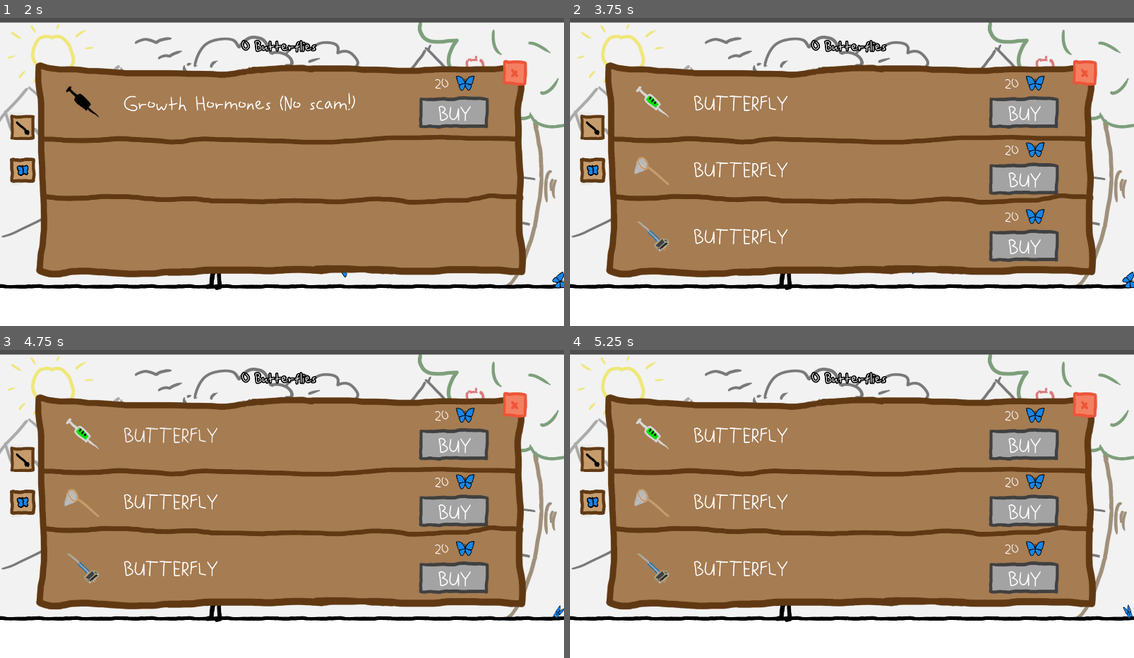
Above: before the commit, frames 1-4 (two rows, left to right).
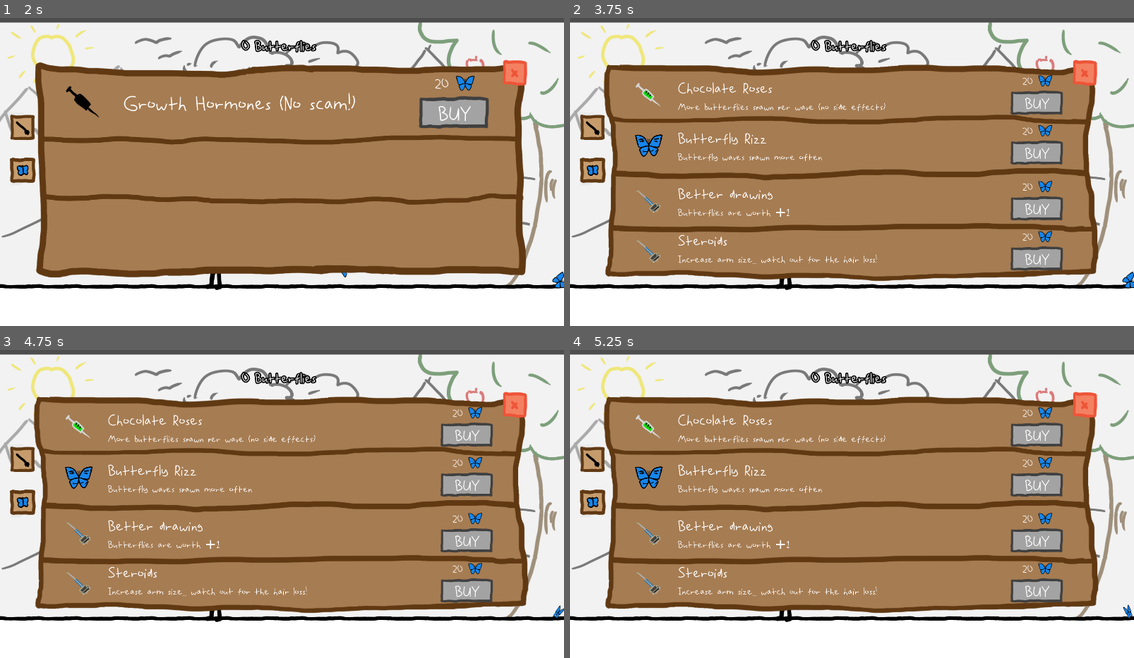
Above: after the commit, the same moments.

Repository: Wish-Granted/Godot-1st-Anniversary-Game
Game: Godot game, scene res://internal/butterflies/Scenes/game_butterfly.tscn
Same seed, same stepped clock (60 frames per second), same inputs: the game is played once before the commit and once after it.
Inputs (mouse positions are in pixels of both pictures, inside the frame that each line leads up to):
- Up to frame 1 (2 s): click (22, 135) at 0.5 s; click (90, 101) at 1.27 s
- Up to frame 2 (3.75 s): click "Growth Hormones (No scam!)" at 2 s; click "BUY" at 2.75 s; click (592, 168) at 3.5 s
- Up to frame 3 (4.75 s): click (270, 433) at 4.25 s, where only the run before the commit has a clickable "BUTTERFLY"
- Up to frame 4 (5.25 s): click (660, 433) at 5.02 s

Frame 1 is identical in both runs. In frame 2, 19% of the frame differs, in the area x 6-94%, y 14-86%; in frame 3, 19%; in frame 4, 19%.

Commit message:
Began Shop Butterfly work
Rename Shop BG to Shop BG Arm, add new textures (Shop BG Butterfly, shop_butterfly_rizz) and their import metadata. Update shop.tscn to use the new butterfly background and icon resources, convert several TextureButton nodes to TextureRect with stretch_mode, reorganize shop UI nodes (labels, descriptions, label settings), add a new Upgrade entry and adjust layout/scale/visibility. Update shop.gd to preload the new background textures and switch the scene texture when opening the arm or butterfly shop.

Diff:
--- a/internal/butterflies/Scenes/shop.tscn
+++ b/internal/butterflies/Scenes/shop.tscn
@@ -1,6 +1,6 @@
 [gd_scene format=3 uid="uid://cwashti8qbil8"]
 
-[ext_resource type="Texture2D" uid="uid://dlf4b7ixnmuwt" path="res://internal/butterflies/Assests/Shop/Shop BG.png" id="1_yh18p"]
+[ext_resource type="Texture2D" uid="uid://um0u18nu0cq6" path="res://internal/butterflies/Assests/Shop/Shop BG Butterfly.png" id="1_o6a70"]
 [ext_resource type="Script" uid="uid://6nlgg5sn6mvg" path="res://internal/butterflies/Scripts/shop.gd" id="2_3hl3v"]
 [ext_resource type="Shader" uid="uid://bnpgbkvhowhcv" path="res://internal/butterflies/Assests/Black.gdshader" id="2_sclc0"]
 [ext_resource type="Texture2D" uid="uid://oldex166x32j" path="res://internal/butterflies/Assests/Shop/Shop Arm1.png" id="3_3hl3v"]
@@ -11,8 +11,9 @@
 [ext_resource type="Texture2D" uid="uid://desai76i3piay" path="res://internal/butterflies/Assests/Shop/Shop_Buy.png" id="7_o6a70"]
 [ext_resource type="Shader" uid="uid://phl7m58wcigg" path="res://internal/butterflies/Assests/Grey.gdshader" id="7_ocfam"]
 [ext_resource type="Texture2D" uid="uid://sdn5oyb8p8in" path="res://internal/butterflies/Assests/Shop/close_button.png" id="10_ocfam"]
-
-[sub_resource type="ShaderMaterial" id="ShaderMaterial_ocfam"]
+[ext_resource type="Texture2D" uid="uid://dxdmf7clwwucx" path="res://internal/butterflies/Assests/Shop/shop_butterfly_rizz.png" id="11_ocfam"]
+
+[sub_resource type="ShaderMaterial" id="ShaderMaterial_ebap1"]
 shader = ExtResource("2_sclc0")
 shader_parameter/onoff = 1.0
 
@@ -48,13 +49,18 @@
 shader = ExtResource("2_sclc0")
 shader_parameter/onoff = 0.0
 
+[sub_resource type="LabelSettings" id="LabelSettings_ocfam"]
+line_spacing = 0.0
+font = ExtResource("5_sclc0")
+font_size = 96
+
+[sub_resource type="LabelSettings" id="LabelSettings_gnrr2"]
+font = ExtResource("5_sclc0")
+font_size = 64
+
 [sub_resource type="ShaderMaterial" id="ShaderMaterial_awqns"]
 shader = ExtResource("7_ocfam")
 shader_parameter/onoff = 1.0
-
-[sub_resource type="ShaderMaterial" id="ShaderMaterial_ebap1"]
-shader = ExtResource("2_sclc0")
-shader_parameter/onoff = 0.0
 
 [sub_resource type="ShaderMaterial" id="ShaderMaterial_7bsey"]
 shader = ExtResource("7_ocfam")
@@ -81,7 +87,7 @@
 grow_horizontal = 2
 grow_vertical = 2
 mouse_filter = 0
-texture = ExtResource("1_yh18p")
+texture = ExtResource("1_o6a70")
 script = ExtResource("2_3hl3v")
 
 [node name="Shop Arm" type="VBoxContainer" parent="." unique_id=1479769369]
@@ -96,12 +102,13 @@
 custom_minimum_size = Vector2(1456, 197)
 layout_mode = 2
 
-[node name="Icon" type="TextureButton" parent="Shop Arm/Arm1" unique_id=979921701]
-material = SubResource("ShaderMaterial_ocfam")
-custom_minimum_size = Vector2(192, 0)
-layout_mode = 2
-size_flags_vertical = 4
-texture_normal = ExtResource("3_3hl3v")
+[node name="Icon" type="TextureRect" parent="Shop Arm/Arm1" unique_id=2010351880]
+material = SubResource("ShaderMaterial_ebap1")
+custom_minimum_size = Vector2(192, 0)
+layout_mode = 2
+size_flags_vertical = 4
+texture = ExtResource("3_3hl3v")
+stretch_mode = 2
 
 [node name="Label" type="Button" parent="Shop Arm/Arm1" unique_id=1850346464]
 custom_minimum_size = Vector2(1000, 0)
@@ -158,12 +165,13 @@
 custom_minimum_size = Vector2(1456, 250)
 layout_mode = 2
 
-[node name="Icon" type="TextureButton" parent="Shop Arm/Arm2" unique_id=1345678204]
-material = SubResource("ShaderMaterial_o6a70")
-custom_minimum_size = Vector2(192, 0)
-layout_mode = 2
-size_flags_vertical = 4
-texture_normal = ExtResource("5_4p2ie")
+[node name="Icon" type="TextureRect" parent="Shop Arm/Arm2" unique_id=216964492]
+material = SubResource("ShaderMaterial_ocfam")
+custom_minimum_size = Vector2(192, 0)
+layout_mode = 2
+size_flags_vertical = 4
+texture = ExtResource("5_4p2ie")
+stretch_mode = 2
 
 [node name="Label" type="Button" parent="Shop Arm/Arm2" unique_id=217296615]
 custom_minimum_size = Vector2(1000, 0)
@@ -221,12 +229,13 @@
 custom_minimum_size = Vector2(1456, 197)
 layout_mode = 2
 
-[node name="Icon" type="TextureButton" parent="Shop Arm/Arm3" unique_id=1286742417]
+[node name="Icon2" type="TextureRect" parent="Shop Arm/Arm3" unique_id=1660123311]
 material = SubResource("ShaderMaterial_gnrr2")
 custom_minimum_size = Vector2(192, 0)
 layout_mode = 2
 size_flags_vertical = 4
-texture_normal = ExtResource("6_o6a70")
+texture = ExtResource("6_o6a70")
+stretch_mode = 2
 
 [node name="Label" type="Button" parent="Shop Arm/Arm3" unique_id=1868485407]
 custom_minimum_size = Vector2(1000, 0)
@@ -279,12 +288,12 @@
 label_settings = SubResource("LabelSettings_tgn1t")
 
 [node name="Shop Butterfly" type="VBoxContainer" parent="." unique_id=2051543196]
-visible = false
 layout_mode = 0
 offset_left = 120.0
 offset_top = 75.0
 offset_right = 1243.0
 offset_bottom = 272.0
+scale = Vector2(0.75, 0.75)
 
 [node name="Upgrade1" type="HBoxContainer" parent="Shop Butterfly" unique_id=714616927]
 custom_minimum_size = Vector2(1456, 197)
@@ -297,144 +306,170 @@
 size_flags_vertical = 4
 texture_normal = ExtResource("3_3hl3v")
 
-[node name="Label" type="Button" parent="Shop Butterfly/Upgrade1" unique_id=587517462]
-custom_minimum_size = Vector2(1000, 0)
-layout_mode = 2
-size_flags_vertical = 4
+[node name="VBoxContainer" type="VBoxContainer" parent="Shop Butterfly/Upgrade1" unique_id=1010264500]
+layout_mode = 2
+size_flags_vertical = 4
+
+[node name="Label" type="Label" parent="Shop Butterfly/Upgrade1/VBoxContainer" unique_id=39473650]
+custom_minimum_size = Vector2(1500, 0)
+layout_mode = 2
+text = "Chocolate Roses"
+label_settings = SubResource("LabelSettings_ocfam")
+
+[node name="Description" type="Label" parent="Shop Butterfly/Upgrade1/VBoxContainer" unique_id=477282051]
+layout_mode = 2
+size_flags_vertical = 2
+text = "More butterflies spawn per wave (no side effects)"
+label_settings = SubResource("LabelSettings_gnrr2")
+
+[node name="CostBuy" type="VBoxContainer" parent="Shop Butterfly/Upgrade1" unique_id=853661144]
+layout_mode = 2
+
+[node name="HBoxContainer" type="HBoxContainer" parent="Shop Butterfly/Upgrade1/CostBuy" unique_id=1209882888]
+layout_mode = 2
+alignment = 1
+
+[node name="Cost" type="Label" parent="Shop Butterfly/Upgrade1/CostBuy/HBoxContainer" unique_id=580526886]
+layout_mode = 2
+text = "20 "
+label_settings = SubResource("LabelSettings_bpve2")
+horizontal_alignment = 1
+
+[node name="Butterfly" type="TextureRect" parent="Shop Butterfly/Upgrade1/CostBuy/HBoxContainer" unique_id=1052821412]
+layout_mode = 2
+texture = ExtResource("6_4p2ie")
+expand_mode = 2
+
+[node name="Buy_Button" type="TextureButton" parent="Shop Butterfly/Upgrade1/CostBuy" unique_id=658397512]
+material = SubResource("ShaderMaterial_awqns")
+layout_mode = 2
+texture_normal = ExtResource("7_o6a70")
+
+[node name="Buy_Label" type="Label" parent="Shop Butterfly/Upgrade1/CostBuy/Buy_Button" unique_id=1089636417]
+layout_mode = 1
+anchors_preset = 8
+anchor_left = 0.5
+anchor_top = 0.5
+anchor_right = 0.5
+anchor_bottom = 0.5
+offset_left = -20.0
+offset_top = -11.5
+offset_right = 20.0
+offset_bottom = 11.5
+grow_horizontal = 2
+grow_vertical = 2
+text = "BUY"
+label_settings = SubResource("LabelSettings_tgn1t")
+
+[node name="Upgrade2" type="HBoxContainer" parent="Shop Butterfly" unique_id=952167197]
+custom_minimum_size = Vector2(1456, 250)
+layout_mode = 2
+
+[node name="Icon" type="TextureRect" parent="Shop Butterfly/Upgrade2" unique_id=366926960]
+custom_minimum_size = Vector2(192, 0)
+layout_mode = 2
+size_flags_vertical = 4
+texture = ExtResource("11_ocfam")
+stretch_mode = 2
+
+[node name="VBoxContainer" type="VBoxContainer" parent="Shop Butterfly/Upgrade2" unique_id=1553926281]
+layout_mode = 2
+size_flags_vertical = 4
+
+[node name="Label" type="Label" parent="Shop Butterfly/Upgrade2/VBoxContainer" unique_id=92064871]
+custom_minimum_size = Vector2(1500, 0)
+layout_mode = 2
+text = "Butterfly Rizz"
+label_settings = SubResource("LabelSettings_ocfam")
+
+[node name="Description" type="Label" parent="Shop Butterfly/Upgrade2/VBoxContainer" unique_id=249666700]
+layout_mode = 2
+size_flags_vertical = 2
+text = "Butterfly waves spawn more often"
+label_settings = SubResource("LabelSettings_gnrr2")
+
+[node name="CostBuy" type="VBoxContainer" parent="Shop Butterfly/Upgrade2" unique_id=171294179]
+layout_mode = 2
+alignment = 1
+
+[node name="HBoxContainer" type="HBoxContainer" parent="Shop Butterfly/Upgrade2/CostBuy" unique_id=1379604791]
+layout_mode = 2
+alignment = 1
+
+[node name="Cost" type="Label" parent="Shop Butterfly/Upgrade2/CostBuy/HBoxContainer" unique_id=2019295367]
+layout_mode = 2
+text = "20 "
+label_settings = SubResource("LabelSettings_bpve2")
+horizontal_alignment = 1
+
+[node name="Butterfly" type="TextureRect" parent="Shop Butterfly/Upgrade2/CostBuy/HBoxContainer" unique_id=526975385]
+layout_mode = 2
+texture = ExtResource("6_4p2ie")
+expand_mode = 2
+
+[node name="Buy_Button" type="TextureButton" parent="Shop Butterfly/Upgrade2/CostBuy" unique_id=706263573]
+material = SubResource("ShaderMaterial_7bsey")
+layout_mode = 2
+texture_normal = ExtResource("7_o6a70")
+
+[node name="Buy_Label" type="Label" parent="Shop Butterfly/Upgrade2/CostBuy/Buy_Button" unique_id=1021672114]
+layout_mode = 1
+anchors_preset = 8
+anchor_left = 0.5
+anchor_top = 0.5
+anchor_right = 0.5
+anchor_bottom = 0.5
+offset_left = -20.0
+offset_top = -11.5
+offset_right = 20.0
+offset_bottom = 11.5
+grow_horizontal = 2
+grow_vertical = 2
+text = "BUY"
+label_settings = SubResource("LabelSettings_tgn1t")
+
+[node name="Upgrade3" type="HBoxContainer" parent="Shop Butterfly" unique_id=754467611]
+custom_minimum_size = Vector2(1456, 250)
+layout_mode = 2
+
+[node name="Icon" type="TextureButton" parent="Shop Butterfly/Upgrade3" unique_id=1048533642]
+material = SubResource("ShaderMaterial_quucq")
+custom_minimum_size = Vector2(192, 0)
+layout_mode = 2
+size_flags_vertical = 4
+texture_normal = ExtResource("6_o6a70")
+
+[node name="VBoxContainer" type="VBoxContainer" parent="Shop Butterfly/Upgrade3" unique_id=605359794]
+layout_mode = 2
+size_flags_vertical = 4
+
+[node name="Label" type="Label" parent="Shop Butterfly/Upgrade3/VBoxContainer" unique_id=1155877326]
+custom_minimum_size = Vector2(1500, 0)
+layout_mode = 2
+text = "Better drawing"
+label_settings = SubResource("LabelSettings_ocfam")
+
+[node name="Description" type="Label" parent="Shop Butterfly/Upgrade3/VBoxContainer" unique_id=1643280150]
+layout_mode = 2
+size_flags_vertical = 2
+text = "Butterflies are worth +1"
+label_settings = SubResource("LabelSettings_gnrr2")
+
+[node name="Label" type="Button" parent="Shop Butterfly/Upgrade3" unique_id=1112717899]
+visible = false
+custom_minimum_size = Vector2(1500, 0)
+layout_mode = 2
 theme_override_colors/font_color = Color(1, 1, 1, 1)
 theme_override_colors/font_outline_color = Color(0, 0, 0, 1)
 theme_override_fonts/font = ExtResource("5_sclc0")
 theme_override_font_sizes/font_size = 96
-text = "BUTTERFLY"
+text = "Better Drawings"
 flat = true
 alignment = 0
 
-[node name="CostBuy" type="VBoxContainer" parent="Shop Butterfly/Upgrade1" unique_id=853661144]
-layout_mode = 2
-
-[node name="HBoxContainer" type="HBoxContainer" parent="Shop Butterfly/Upgrade1/CostBuy" unique_id=1209882888]
-layout_mode = 2
-alignment = 1
-
-[node name="Cost" type="Label" parent="Shop Butterfly/Upgrade1/CostBuy/HBoxContainer" unique_id=580526886]
-layout_mode = 2
-text = "20 "
-label_settings = SubResource("LabelSettings_bpve2")
-horizontal_alignment = 1
-
-[node name="Butterfly" type="TextureRect" parent="Shop Butterfly/Upgrade1/CostBuy/HBoxContainer" unique_id=1052821412]
-layout_mode = 2
-texture = ExtResource("6_4p2ie")
-expand_mode = 2
-
-[node name="Buy_Button" type="TextureButton" parent="Shop Butterfly/Upgrade1/CostBuy" unique_id=658397512]
-material = SubResource("ShaderMaterial_awqns")
-layout_mode = 2
-texture_normal = ExtResource("7_o6a70")
-
-[node name="Buy_Label" type="Label" parent="Shop Butterfly/Upgrade1/CostBuy/Buy_Button" unique_id=1089636417]
-layout_mode = 1
-anchors_preset = 8
-anchor_left = 0.5
-anchor_top = 0.5
-anchor_right = 0.5
-anchor_bottom = 0.5
-offset_left = -20.0
-offset_top = -11.5
-offset_right = 20.0
-offset_bottom = 11.5
-grow_horizontal = 2
-grow_vertical = 2
-text = "BUY"
-label_settings = SubResource("LabelSettings_tgn1t")
-
-[node name="Upgrade2" type="HBoxContainer" parent="Shop Butterfly" unique_id=952167197]
-custom_minimum_size = Vector2(1456, 250)
-layout_mode = 2
-
-[node name="Icon" type="TextureButton" parent="Shop Butterfly/Upgrade2" unique_id=1054972401]
-material = SubResource("ShaderMaterial_ebap1")
-custom_minimum_size = Vector2(192, 0)
-layout_mode = 2
-size_flags_vertical = 4
-texture_normal = ExtResource("5_4p2ie")
-
-[node name="Label" type="Button" parent="Shop Butterfly/Upgrade2" unique_id=1246697396]
-custom_minimum_size = Vector2(1000, 0)
-layout_mode = 2
-size_flags_vertical = 4
-theme_override_colors/font_color = Color(1, 1, 1, 1)
-theme_override_colors/font_outline_color = Color(0, 0, 0, 1)
-theme_override_fonts/font = ExtResource("5_sclc0")
-theme_override_font_sizes/font_size = 96
-text = "BUTTERFLY"
-flat = true
-alignment = 0
-
-[node name="CostBuy" type="VBoxContainer" parent="Shop Butterfly/Upgrade2" unique_id=171294179]
-layout_mode = 2
-alignment = 1
-
-[node name="HBoxContainer" type="HBoxContainer" parent="Shop Butterfly/Upgrade2/CostBuy" unique_id=1379604791]
-layout_mode = 2
-alignment = 1
-
-[node name="Cost" type="Label" parent="Shop Butterfly/Upgrade2/CostBuy/HBoxContainer" unique_id=2019295367]
-layout_mode = 2
-text = "20 "
-label_settings = SubResource("LabelSettings_bpve2")
-horizontal_alignment = 1
-
-[node name="Butterfly" type="TextureRect" parent="Shop Butterfly/Upgrade2/CostBuy/HBoxContainer" unique_id=526975385]
-layout_mode = 2
-texture = ExtResource("6_4p2ie")
-expand_mode = 2
-
-[node name="Buy_Button" type="TextureButton" parent="Shop Butterfly/Upgrade2/CostBuy" unique_id=706263573]
-material = SubResource("ShaderMaterial_7bsey")
-layout_mode = 2
-texture_normal = ExtResource("7_o6a70")
-
-[node name="Buy_Label" type="Label" parent="Shop Butterfly/Upgrade2/CostBuy/Buy_Button" unique_id=1021672114]
-layout_mode = 1
-anchors_preset = 8
-anchor_left = 0.5
-anchor_top = 0.5
-anchor_right = 0.5
-anchor_bottom = 0.5
-offset_left = -20.0
-offset_top = -11.5
-offset_right = 20.0
-offset_bottom = 11.5
-grow_horizontal = 2
-grow_vertical = 2
-text = "BUY"
-label_settings = SubResource("LabelSettings_tgn1t")
-
-[node name="Upgrade3" type="HBoxContainer" parent="Shop Butterfly" unique_id=754467611]
-custom_minimum_size = Vector2(1456, 197)
-layout_mode = 2
-
-[node name="Icon" type="TextureButton" parent="Shop Butterfly/Upgrade3" unique_id=1048533642]
-material = SubResource("ShaderMaterial_quucq")
-custom_minimum_size = Vector2(192, 0)
-layout_mode = 2
-size_flags_vertical = 4
-texture_normal = ExtResource("6_o6a70")
-
-[node name="Label" type="Button" parent="Shop Butterfly/Upgrade3" unique_id=1112717899]
-custom_minimum_size = Vector2(1000, 0)
-layout_mode = 2
-theme_override_colors/font_color = Color(1, 1, 1, 1)
-theme_override_colors/font_outline_color = Color(0, 0, 0, 1)
-theme_override_fonts/font = ExtResource("5_sclc0")
-theme_override_font_sizes/font_size = 96
-text = "BUTTERFLY"
-flat = true
-alignment = 0
-
 [node name="CostBuy" type="VBoxContainer" parent="Shop Butterfly/Upgrade3" unique_id=1865303270]
 layout_mode = 2
+alignment = 1
 
 [node name="HBoxContainer" type="HBoxContainer" parent="Shop Butterfly/Upgrade3/CostBuy" unique_id=104899760]
 layout_mode = 2
@@ -457,6 +492,72 @@
 texture_normal = ExtResource("7_o6a70")
 
 [node name="Buy_Label" type="Label" parent="Shop Butterfly/Upgrade3/CostBuy/Buy_Button" unique_id=1153860333]
+layout_mode = 1
+anchors_preset = 8
+anchor_left = 0.5
+anchor_top = 0.5
+anchor_right = 0.5
+anchor_bottom = 0.5
+offset_left = -20.0
+offset_top = -11.5
+offset_right = 20.0
+offset_bottom = 11.5
+grow_horizontal = 2
+grow_vertical = 2
+text = "BUY"
+label_settings = SubResource("LabelSettings_tgn1t")
+
+[node name="Upgrade4" type="HBoxContainer" parent="Shop Butterfly" unique_id=2139494297]
+custom_minimum_size = Vector2(1456, 197)
+layout_mode = 2
+
+[node name="Icon" type="TextureButton" parent="Shop Butterfly/Upgrade4" unique_id=1431967485]
+material = SubResource("ShaderMaterial_quucq")
+custom_minimum_size = Vector2(192, 0)
+layout_mode = 2
+size_flags_vertical = 4
+texture_normal = ExtResource("6_o6a70")
+
+[node name="VBoxContainer" type="VBoxContainer" parent="Shop Butterfly/Upgrade4" unique_id=276203388]
+layout_mode = 2
+alignment = 1
+
+[node name="Label" type="Label" parent="Shop Butterfly/Upgrade4/VBoxContainer" unique_id=515400220]
+custom_minimum_size = Vector2(1500, 0)
+layout_mode = 2
+text = "Steroids"
+label_settings = SubResource("LabelSettings_ocfam")
+
+[node name="Description" type="Label" parent="Shop Butterfly/Upgrade4/VBoxContainer" unique_id=1119776485]
+layout_mode = 2
+size_flags_vertical = 2
+text = "Increase arm size... watch out for the hair loss!"
+label_settings = SubResource("LabelSettings_gnrr2")
+
+[node name="CostBuy" type="VBoxContainer" parent="Shop Butterfly/Upgrade4" unique_id=1050327099]
+layout_mode = 2
+
+[node name="HBoxContainer" type="HBoxContainer" parent="Shop Butterfly/Upgrade4/CostBuy" unique_id=481228534]
+layout_mode = 2
+alignment = 1
+
+[node name="Cost" type="Label" parent="Shop Butterfly/Upgrade4/CostBuy/HBoxContainer" unique_id=1230325541]
+layout_mode = 2
+text = "20 "
+label_settings = SubResource("LabelSettings_bpve2")
+horizontal_alignment = 1
+
+[node name="Butterfly" type="TextureRect" parent="Shop Butterfly/Upgrade4/CostBuy/HBoxContainer" unique_id=1340786132]
+layout_mode = 2
+texture = ExtResource("6_4p2ie")
+expand_mode = 2
+
+[node name="Buy_Button" type="TextureButton" parent="Shop Butterfly/Upgrade4/CostBuy" unique_id=862218194]
+material = SubResource("ShaderMaterial_40pah")
+layout_mode = 2
+texture_normal = ExtResource("7_o6a70")
+
+[node name="Buy_Label" type="Label" parent="Shop Butterfly/Upgrade4/CostBuy/Buy_Button" unique_id=1663339639]
 layout_mode = 1
 anchors_preset = 8
 anchor_left = 0.5
--- a/internal/butterflies/Scripts/shop.gd
+++ b/internal/butterflies/Scripts/shop.gd
@@ -6,6 +6,9 @@
 @onready var score_bar = $"../Score_Bar"
 
 @onready var player = $"../Player"
+
+const shop_arm_bg = preload("res://internal/butterflies/Assests/Shop/Shop BG Arm.png")
+const shop_butterfly_bg = preload("res://internal/butterflies/Assests/Shop/Shop BG Butterfly.png")
 
 var shop_elements: Dictionary[String, Dictionary]
 
@@ -66,9 +69,11 @@
 	update_shop(shop)
 	self.visible = true
 	if shop == "arm":
+		self.texture = shop_arm_bg
 		shop_arm.visible = true
 		shop_buttefly.visible = false
 	elif shop == "butterfly":
+		self.texture = shop_butterfly_bg
 		shop_buttefly.visible = true
 		shop_arm.visible = false
 	else:
Renamed: internal/butterflies/Assests/Shop/Shop BG.png -> internal/butterflies/Assests/Shop/Shop BG Arm.png
Not shown, added: internal/butterflies/Assests/Shop/Shop BG Arm.png.import
Binary file added: internal/butterflies/Assests/Shop/Shop BG Butterfly.png
Not shown, changed: internal/butterflies/Assests/Shop/Shop BG Butterfly.png.import
Binary file added: internal/butterflies/Assests/Shop/shop_butterfly_rizz.png
Not shown, added: internal/butterflies/Assests/Shop/shop_butterfly_rizz.png.import
Not shown: 1 places in internal/butterflies/Scenes/shop.tscn that only renumber resources
